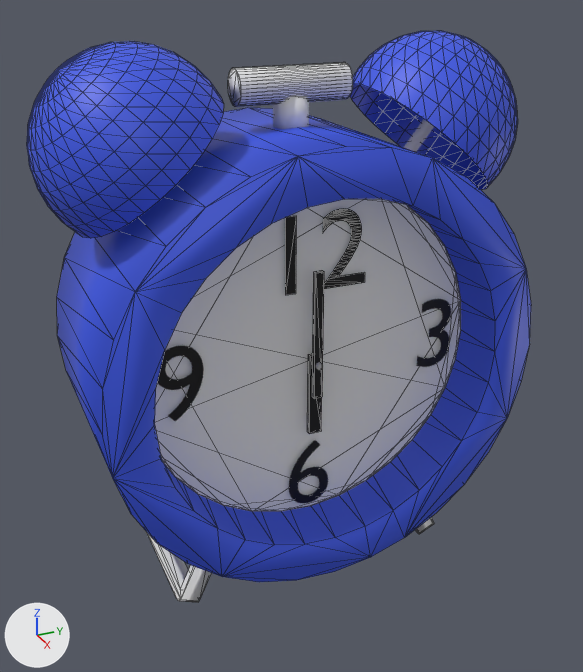
The glTF model Asset/Models/EventObject/Clock/clock.gltf: old version first, new version second.
Rendered twice from a 50 mm lens placed at (12.7, -5.7, 6.1), pointed at (-0.01, 0.02, -0.26). The lights are fixed; the arrows at lower left show +X, +Y and +Z. Mesh edges are drawn as thin lines on the coarser meshes. Where no turn or scale is listed for an object, it has been applied to the vertices.

In view in the first picture: 'テキスト', 'テキスト.001', 'テキスト.002', 'テキスト.003', '円柱', '円柱.001', '円柱.005', '円柱.006', '球', '球.001', '立方体', '立方体.001', '立方体.002'.
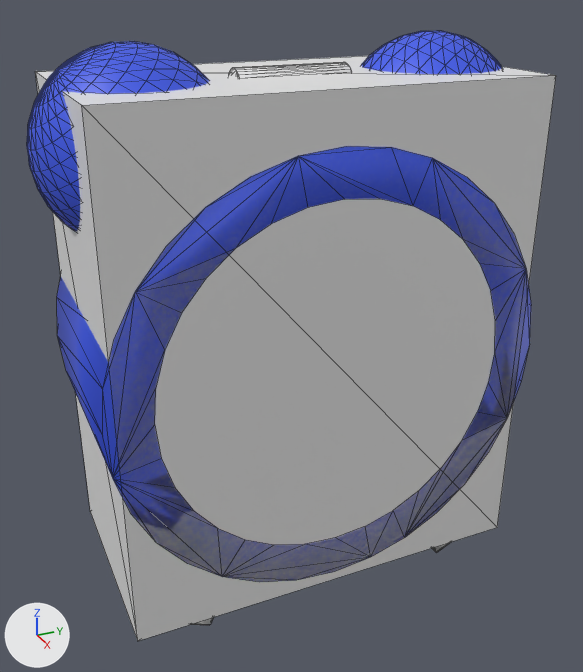
Location of each change, (x1, y1, x2, y2) in pixels of the pictures (583 x 672 px):
'COL', added: after (35, 56, 556, 641)
'立方体.001', moved: before (147, 533, 211, 602); after (192, 617, 214, 625)
'立方体', moved: before (415, 517, 434, 534); after (432, 542, 451, 553)
'円柱.001', unchanged, covered by the edit: before (155, 199, 461, 511)
'球.001', unchanged, covered by the edit: before (350, 31, 518, 190); after (361, 31, 502, 74)
'円柱.006', unchanged, covered by the edit: before (228, 63, 353, 107); after (229, 63, 352, 78)
'テキスト', unchanged, covered by the edit: before (285, 209, 365, 295)

What the commit changed:
Mesh me_立方体 is new.
It is a box spanning x -2.0..2.0, y -3.8..3.8, z -4.5..4.5.
Object '立方体' (ob_立方体) moves from (-0.67, 2.42, -4.14) to (0.0, 2.42, -4.14).
Object '立方体.001' (ob_立方体_001) moves from (-0.67, -2.16, -4.14) to (0.0, -2.16, -4.14).
Object 'COL' (ob_col) is new; it shows me_立方体.
Its location is (0.0, 0.0, 0.0).
